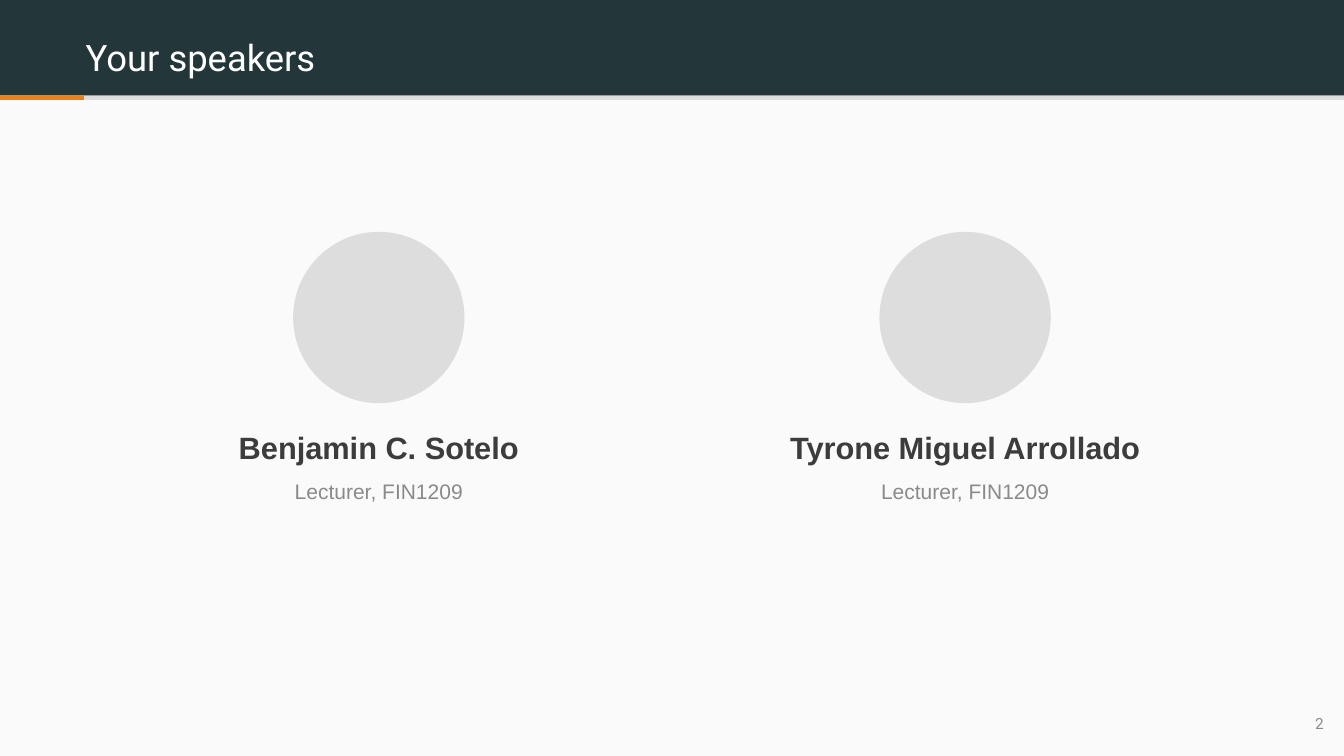
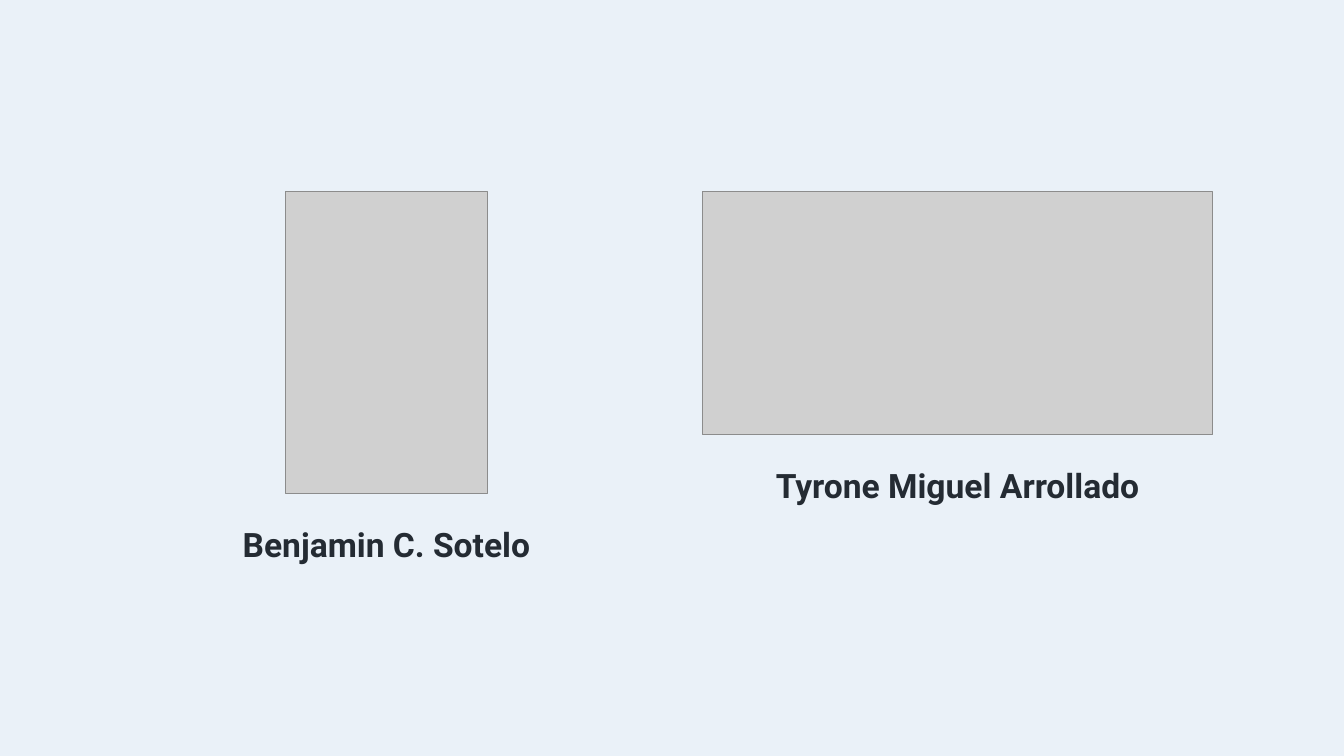
Before and after one commit to benjiesotelo-sudo/Telos_FIN1209, a slide deck: slide 2 of special-lecture/FIN1209-Special-Lecture-1-Setup.pptx. Drawn at 1344x756 pixels with LibreOffice and Linux fonts; fonts in the diff are those of the drawing; grey boxes stand for pictures. Boxes give left, top, right and bottom in pixels: in the first picture for what was removed or moved away, otherwise in the second. Text is boxed around its words. In the diff, an @@ line names an element or a change of style, - is before the commit and + after.

```diff
--- a/special-lecture/FIN1209-Special-Lecture-1-Setup.pptx
+++ b/special-lecture/FIN1209-Special-Lecture-1-Setup.pptx
@@ rectangle at (0,0,1344,756): fill #FAFAFA to #EAF1F8 @@
@@ rectangle removed at (0,0,1344,96) @@
@@ text removed at (86,43,316,79) @@
-Your speakers
@@ rectangle removed at (0,96,1344,100) @@
@@ rectangle removed at (0,96,84,100) @@
@@ picture added at (285,192,487,494) @@
@@ picture added at (703,192,1214,436) @@
@@ ellipse removed at (293,232,465,403) @@
@@ ellipse removed at (879,232,1051,403) @@
@@ text "Tyrone Miguel Arrollado": place and size @@
-text "Tyrone Miguel Arrollado" at (790,436,1140,464)
+text "Tyrone Miguel Arrollado" at (776,472,1139,505)
@@ text "Tyrone Miguel Arrollado" at (776,472,1139,505): size 22 to 24 pt, font Arial to Roboto, text colour #3C3C3C to #242B33 @@
@@ text removed at (295,484,462,502) @@
-Lecturer, FIN1209
@@ text removed at (881,484,1049,502) @@
-Lecturer, FIN1209
@@ text "Benjamin C. Sotelo" at (243,531,530,564): size 22 to 24 pt, font Arial to Roboto, text colour #3C3C3C to #242B33 @@
@@ text "Benjamin C. Sotelo": place and size @@
-text "Benjamin C. Sotelo" at (239,436,519,464)
+text "Benjamin C. Sotelo" at (243,531,530,564)
@@ text removed at (1315,718,1324,729) @@
-2
```
Also in this commit, not shown: 6 other slides changed, 6 slides added, 25 slides removed, 4 other files.
